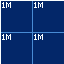
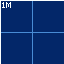
Before/after of a 64 x 64 layered artwork. What changed in the layer stack:
removed layer "Background copy #2" over (34, 2, 43, 8)
removed layer "Background copy #1" over (34, 34, 43, 40)
removed layer "Background copy" over (2, 34, 11, 40)
